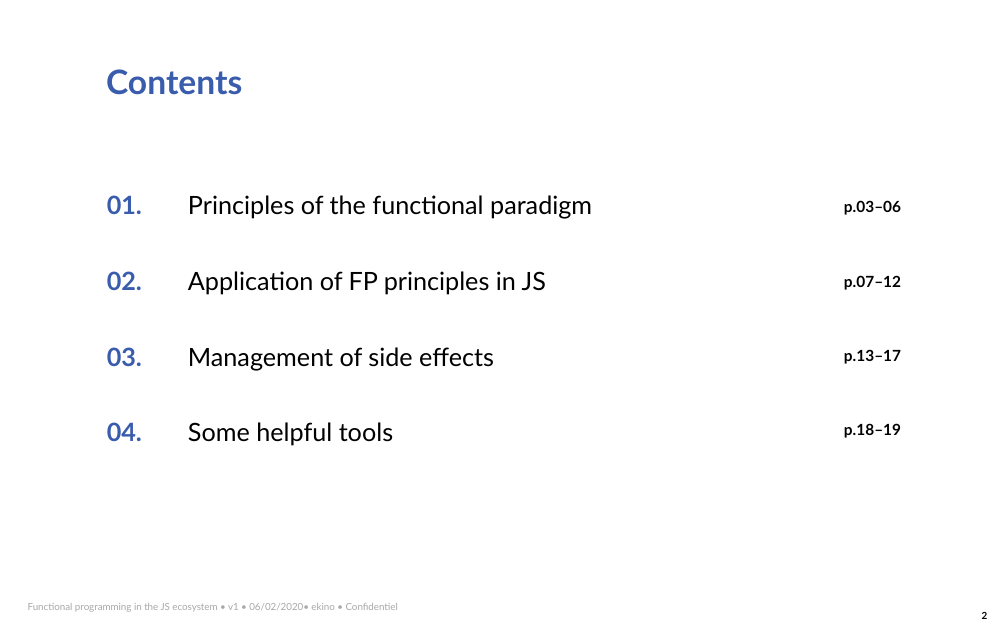
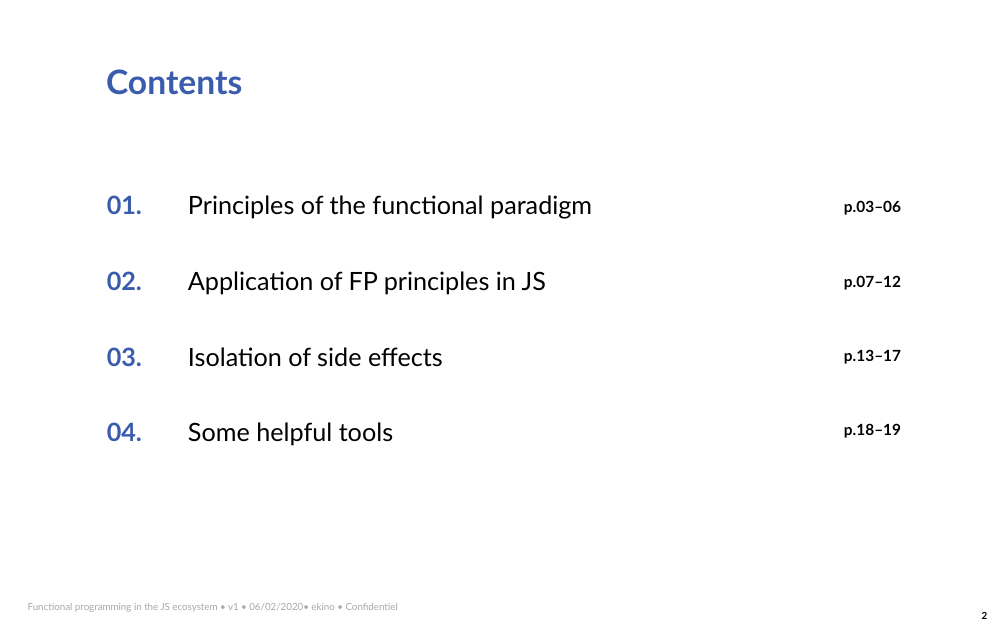
Before and after one commit to mdubourg001/toasts, a slide deck: slide 2 of javascript-fp/slides.pptx. Drawn at 1008x630 pixels with LibreOffice and Linux fonts; fonts in the diff are those of the drawing. Boxes give left, top, right and bottom in pixels: in the first picture for what was removed or moved away, otherwise in the second. Text is boxed around its words. In the diff, an @@ line names an element or a change of style, - is before the commit and + after.

```diff
--- a/javascript-fp/slides.pptx
+++ b/javascript-fp/slides.pptx
@@ text at (188,347,443,367): text changed @@
-Management of side effects
+Isolation of side effects
```
Also in this commit, not shown: 1 other slide changed, 1 other file.
